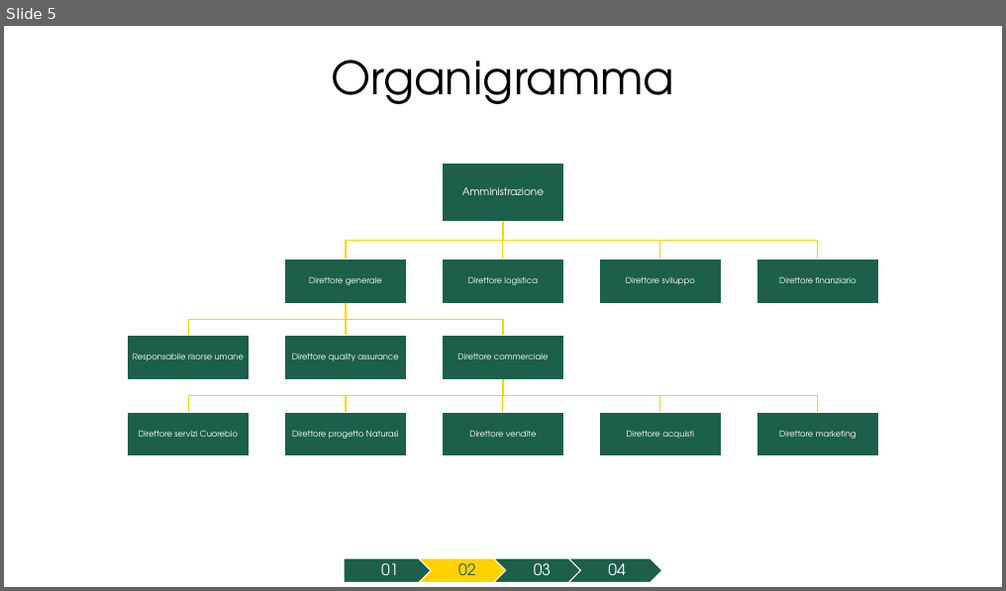
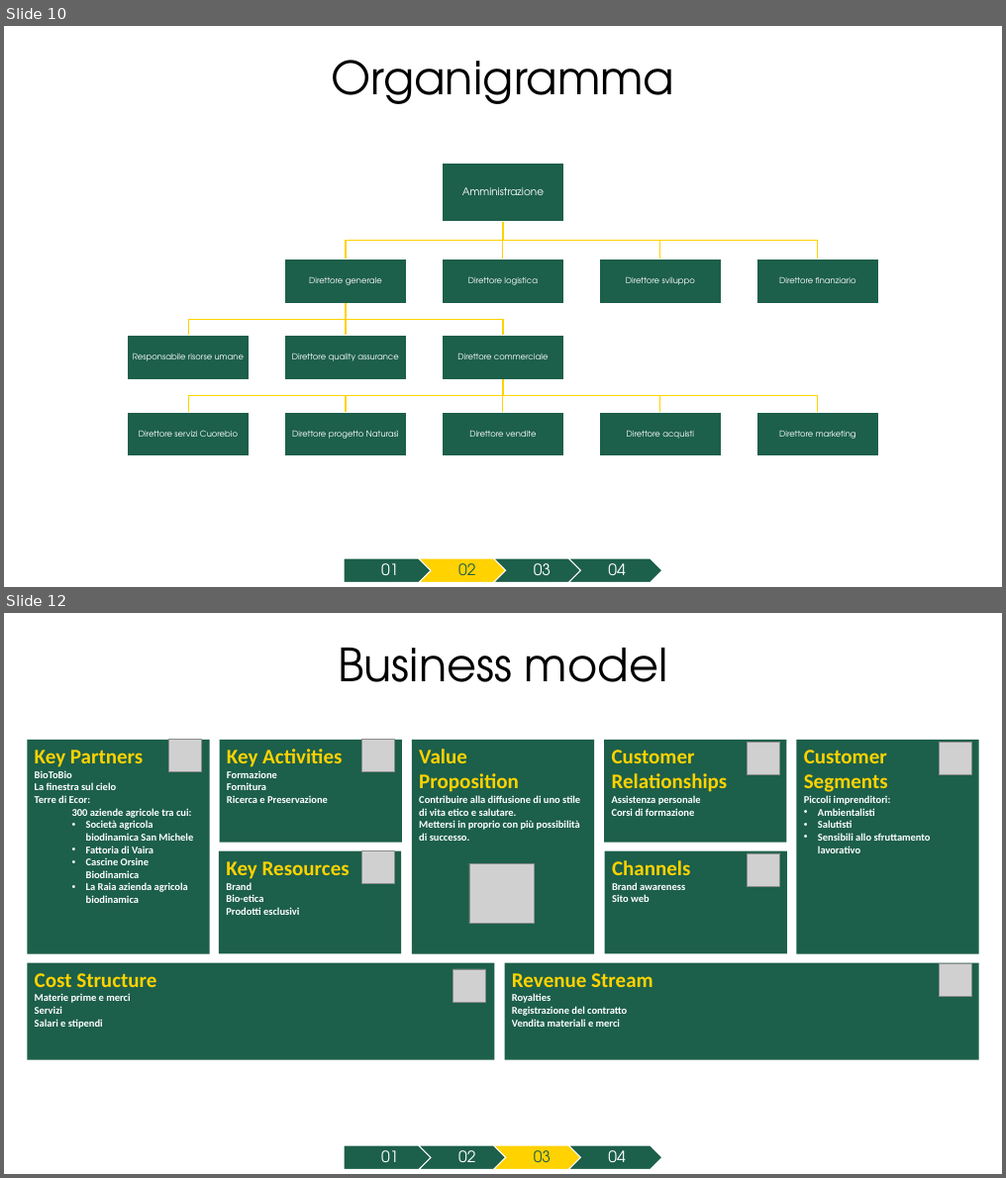
Before and after one commit to Censacrof/naturasi-pw-eoa, a slide deck: PresentazioneNaturasi.pptx. Shown one above the other, each under a label of ours: slide 5 before the commit, slides 10 and 12 after it; the slides between them are not shown. The pictures are 1006x591 and 1006x1178 pixels, drawn with LibreOffice and Linux fonts; fonts in the diff are those of the drawing; grey boxes stand for pictures. Boxes give left, top, right and bottom in pixels: in the first picture for what was removed or moved away, otherwise in the second. Text is boxed around its words. In the diff, an @@ line names an element or a change of style, - is before the commit and + after.

```diff
--- a/PresentazioneNaturasi.pptx
+++ b/PresentazioneNaturasi.pptx
@@ slide 12 added at [4, 613, 1002, 1174], background #FFFFFF @@
@@ title added at [338, 648, 667, 682], 44 pt, text #000000 @@
+Business model
@@ rectangle added at [27, 740, 210, 955], fill #1C5F4A, 10 pt, text #FFFFFF, bold @@
+Key Partners
+BioToBio
+La finestra sul cielo
+Terre di Ecor:
+300 aziende agricole tra cui:
+  • Società agricola biodinamica San Michele
+  • Fattoria di Vaira
+  • Cascine Orsine Biodinamica
+  • La Raia azienda agricola biodinamica
@@ picture added at [169, 739, 202, 771] @@
@@ rectangle added at [220, 740, 402, 842], fill #1C5F4A, 10 pt, text #FFFFFF, bold @@
+Key Activities
+Formazione
+Fornitura
+Ricerca e Preservazione
@@ picture added at [361, 739, 395, 771] @@
@@ rectangle added at [412, 740, 595, 955], fill #1C5F4A, 10 pt, text #FFFFFF, bold @@
+Value
+Proposition
+Contribuire alla diffusione di uno stile di vita etico e salutare.
+Mettersi in proprio con più possibilità di successo.
@@ rectangle added at [604, 740, 787, 842], fill #1C5F4A, 10 pt, text #FFFFFF, bold @@
+Customer Relationships
+Assistenza personale
+Corsi di formazione
@@ picture added at [747, 742, 780, 774] @@
@@ rectangle added at [797, 740, 979, 955], fill #1C5F4A, 10 pt, text #FFFFFF, bold @@
+Customer
+Segments
+Piccoli imprenditori:
+• Ambientalisti
+• Salutisti
+• Sensibili allo sfruttamento lavorativo
@@ picture added at [939, 742, 972, 774] @@
@@ rectangle added at [219, 851, 402, 954], fill #1C5F4A, 10 pt, text #FFFFFF, bold @@
+Key Resources
+Brand
+Bio-etica
+Prodotti esclusivi
@@ picture added at [361, 851, 395, 884] @@
@@ picture added at [469, 863, 534, 924] @@
@@ rectangle added at [604, 851, 787, 954], fill #1C5F4A, 10 pt, text #FFFFFF, bold @@
+Channels
+Brand awareness
+Sito web
@@ picture added at [747, 854, 780, 886] @@
@@ rectangle added at [27, 963, 494, 1060], fill #1C5F4A, 10 pt, text #FFFFFF, bold @@
+Cost Structure
+Materie prime e merci
+Servizi
+Salari e stipendi
@@ rectangle added at [505, 963, 979, 1060], fill #1C5F4A, 10 pt, text #FFFFFF, bold @@
+Revenue Stream
+Royalties
+Registrazione del contratto
+Vendita materiali e merci
@@ picture added at [939, 964, 972, 997] @@
@@ picture added at [453, 969, 486, 1002] @@
@@ group added at [344, 1146, 662, 1170]: 4 texts, 3 chevrons, 1 pentagon arrow @@
+01
+02
+03
+04
@@ what was slide 5 is now slide 10 @@
```
Also in this commit, not shown: 4 slides changed, 4 other slides added.
